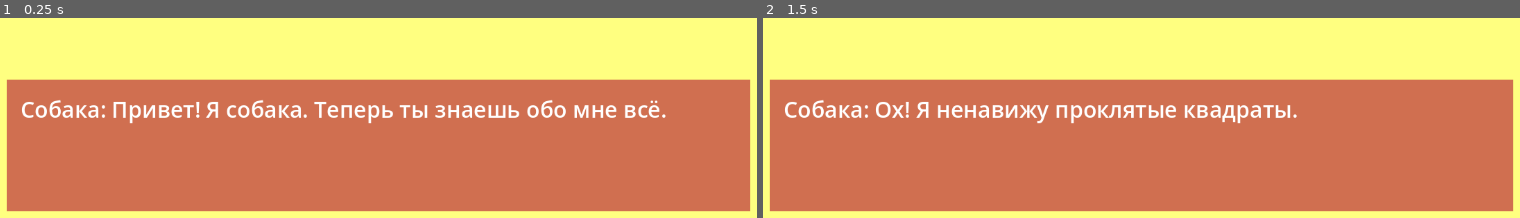
Above: before the commit, frames 1-2 (left to right).
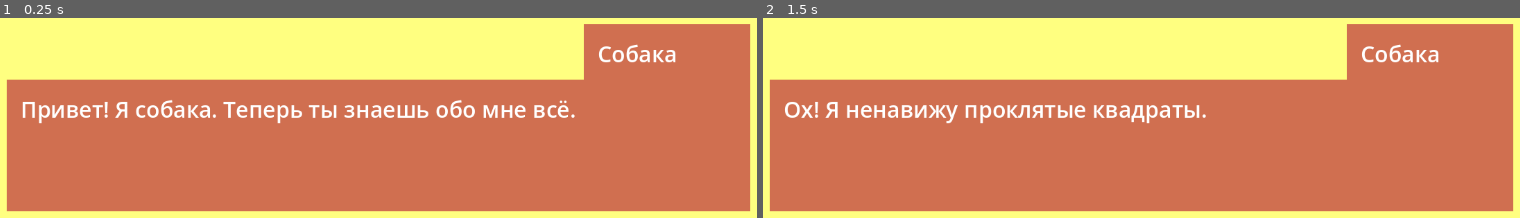
Above: after the commit, the same moments.

Repository: DronIgo/Siberian-Game-Jam-2026
Game: Godot game, scene res://Hub/hub.tscn
Two runs of this game, one before a commit and one after it. Both use one fixed random seed, a clock stepped at 60 frames per second and the inputs below. The engine's default icon, where the game draws it, is replaced by a stand-in: a white triangle on a blue panel in a dark square.
Inputs (mouse positions are in pixels of both pictures, inside the frame that each line leads up to):
- Up to frame 1 (0.25 s): no input
- Up to frame 2 (1.5 s): tap Enter at 0.5 s; move the mouse to (outside the picture) at 0.52 s; click (outside the picture) at 0.6 s; tap Space at 1.25 s; move the mouse to (982, 36) at 1.27 s; click (982, 36) at 1.35 s

The runs differ from the first frame. In frame 1, 9.9% of the frame differs, in the area x 2-100%, y 3-53%; in frame 2, 9.1%.

Commit message:
dialog replica speakers

Diff:
--- a/Dialog/Dialog.gd
+++ b/Dialog/Dialog.gd
@@ -5,7 +5,7 @@
 @export var dialog_next_action_name: String = "dialog_next"
 @export var replicas_box: ReplicasBox
 
-var _current_replicas: Array
+var _current_replica_dictionaries: Array
 var _next_replica_index: int = 0
 
 func _ready():
@@ -21,14 +21,15 @@
 
 func start(phase: Phase):
 	var config: Dictionary = StorageManager.read_from(phase.args[0])
-	_current_replicas = config["data"]
+	_current_replica_dictionaries = config["data"]
 	next()
 
 func next():
-	if _next_replica_index == _current_replicas.size():
+	if _next_replica_index == _current_replica_dictionaries.size():
 		finish()
 		return
-	replicas_box.new_replica(_current_replicas[_next_replica_index])
+	var replica = ReplicaData.new(_current_replica_dictionaries[_next_replica_index])
+	replicas_box.new_replica(replica)
 	_next_replica_index += 1
 
 func finish():
--- /dev/null
+++ b/Dialog/ReplicaData.gd
@@ -0,0 +1,12 @@
+class_name ReplicaData
+
+enum SpeakerLocation { LEFT, RIGHT }
+
+var speaker_location: SpeakerLocation
+var speaker_name: String
+var text: String
+
+func _init(source: Dictionary):
+	speaker_location = SpeakerLocation.get(source["speaker_location"])
+	speaker_name = source["speaker_name"]
+	text = source["text"]
--- a/Dialog/ReplicasBox.gd
+++ b/Dialog/ReplicasBox.gd
@@ -3,6 +3,18 @@
 extends Control
 
 @export var text_label: Label
+@export var speaker_left: Speaker
+@export var speaker_right: Speaker
 
-func new_replica(data: String):
-	text_label.text = data
+func new_replica(data: ReplicaData):
+	speaker_left.hide()
+	speaker_right.hide()
+	var target_speaker: Speaker
+	match data.speaker_location:
+		ReplicaData.SpeakerLocation.LEFT:
+			target_speaker = speaker_left
+		ReplicaData.SpeakerLocation.RIGHT:
+			target_speaker = speaker_right
+	target_speaker.initialize(data.speaker_name)
+	target_speaker.show()
+	text_label.text = data.text
--- /dev/null
+++ b/Dialog/Speaker.gd
@@ -0,0 +1,8 @@
+class_name Speaker
+
+extends Control
+
+@export var name_label: Label
+
+func initialize(name: String):
+	name_label.text = name
--- a/Dialog/replicas_box.tscn
+++ b/Dialog/replicas_box.tscn
@@ -1,8 +1,9 @@
 [gd_scene format=3 uid="uid://dnhriu48mjgqj"]
 
 [ext_resource type="Script" uid="uid://kal8a3dtgbfg" path="res://Dialog/ReplicasBox.gd" id="1_w4l6l"]
+[ext_resource type="PackedScene" uid="uid://81ufm7cjfjr0" path="res://Dialog/speaker.tscn" id="2_n4433"]
 
-[node name="ReplicasBox" type="Control" unique_id=142583026 node_paths=PackedStringArray("text_label")]
+[node name="ReplicasBox" type="Control" unique_id=142583026 node_paths=PackedStringArray("text_label", "speaker_left", "speaker_right")]
 layout_mode = 3
 anchors_preset = 7
 anchor_left = 0.5
@@ -13,6 +14,8 @@
 grow_vertical = 0
 script = ExtResource("1_w4l6l")
 text_label = NodePath("BaseRect/Label")
+speaker_left = NodePath("BaseRect/SpeakerLeft")
+speaker_right = NodePath("BaseRect/SpeakerRight")
 
 [node name="BaseRect" type="ColorRect" parent="." unique_id=33175070]
 layout_mode = 1
@@ -42,3 +45,15 @@
 grow_vertical = 2
 theme_override_font_sizes/font_size = 32
 autowrap_mode = 3
+
+[node name="SpeakerLeft" parent="BaseRect" unique_id=1811686688 instance=ExtResource("2_n4433")]
+layout_mode = 0
+
+[node name="SpeakerRight" parent="BaseRect" unique_id=2137729751 instance=ExtResource("2_n4433")]
+layout_mode = 1
+anchors_preset = 1
+anchor_left = 1.0
+anchor_right = 1.0
+offset_left = -240.0
+offset_right = -240.0
+grow_horizontal = 0
--- /dev/null
+++ b/Dialog/speaker.tscn
@@ -0,0 +1,33 @@
+[gd_scene format=3 uid="uid://81ufm7cjfjr0"]
+
+[ext_resource type="Script" uid="uid://dqkxk0iu8mg3b" path="res://Dialog/Speaker.gd" id="1_i0kwh"]
+
+[node name="Speaker" type="Control" unique_id=1811686688 node_paths=PackedStringArray("name_label")]
+layout_mode = 3
+anchors_preset = 0
+script = ExtResource("1_i0kwh")
+name_label = NodePath("BaseRect/Label")
+
+[node name="BaseRect" type="ColorRect" parent="." unique_id=891177996]
+layout_mode = 1
+anchors_preset = 2
+anchor_top = 1.0
+anchor_bottom = 1.0
+offset_top = -80.0
+offset_right = 240.0
+grow_vertical = 0
+color = Color(0.7529412, 0.2509804, 0.2509804, 0.7529412)
+
+[node name="Label" type="Label" parent="BaseRect" unique_id=131540371]
+layout_mode = 1
+anchors_preset = 15
+anchor_right = 1.0
+anchor_bottom = 1.0
+offset_left = 20.0
+offset_top = 20.0
+offset_right = -20.0
+offset_bottom = -15.0
+grow_horizontal = 2
+grow_vertical = 2
+theme_override_font_sizes/font_size = 32
+autowrap_mode = 3
--- a/Dialog/test_dialog.json
+++ b/Dialog/test_dialog.json
@@ -1,7 +1,19 @@
 {
 	"data": [
-		"Собака: Привет! Я собака. Теперь ты знаешь обо мне всё.",
-		"Собеседник собаки: Привет, собака! Нет, не всё. Скажи, ты любишь квадраты?",
-		"Собака: Ох! Я ненавижу проклятые квадраты."
+		{
+			"speaker_location": "RIGHT",
+			"speaker_name": "Собака",
+			"text": "Привет! Я собака. Теперь ты знаешь обо мне всё."
+		},
+		{
+			"speaker_location": "LEFT",
+			"speaker_name": "Я",
+			"text": "Привет, собака! Нет, не всё. Скажи, ты любишь квадраты?"
+		},
+		{
+			"speaker_location": "RIGHT",
+			"speaker_name": "Собака",
+			"text": "Ох! Я ненавижу проклятые квадраты."
+		}
 	]
 }
Not shown, added: Dialog/ReplicaData.gd.uid
Not shown, added: Dialog/Speaker.gd.uid
